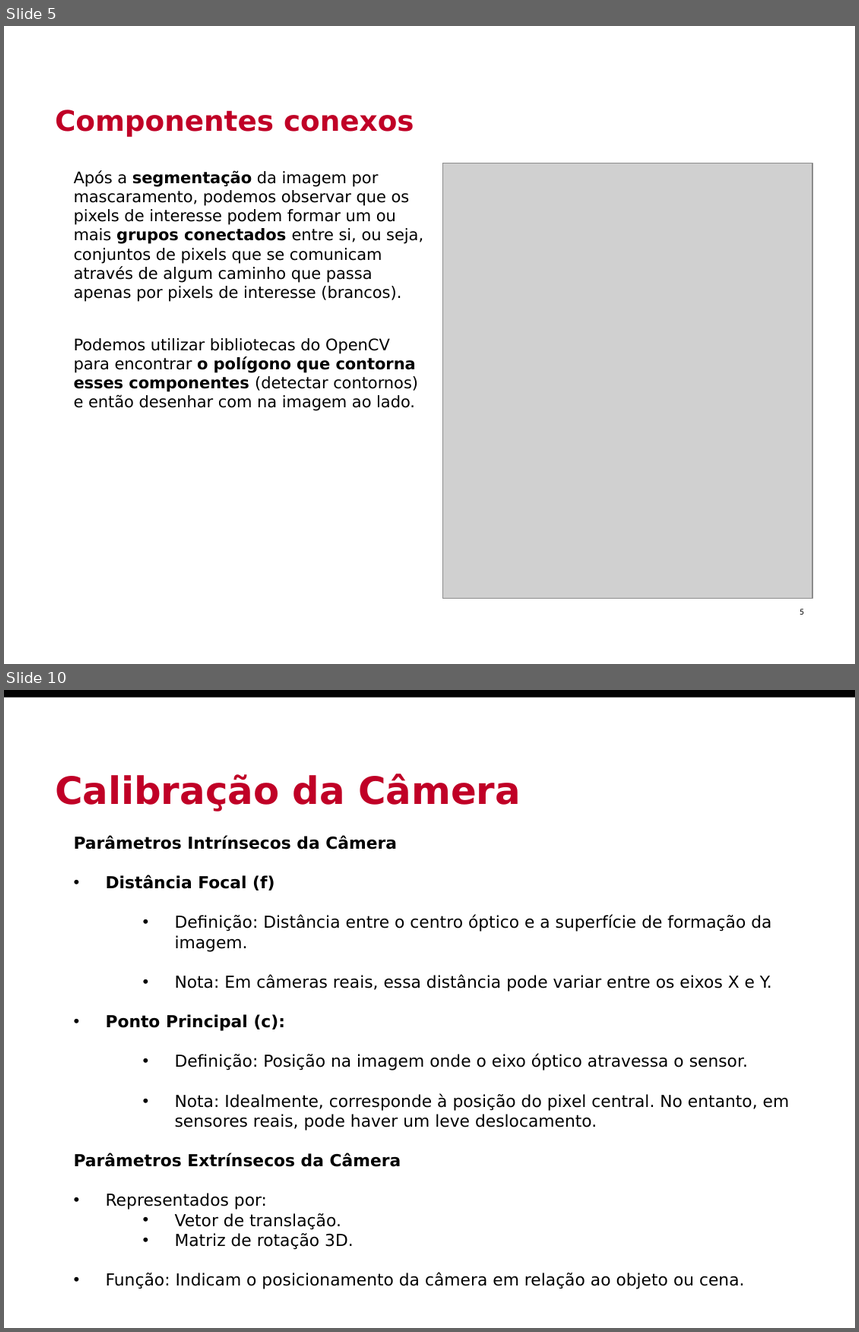
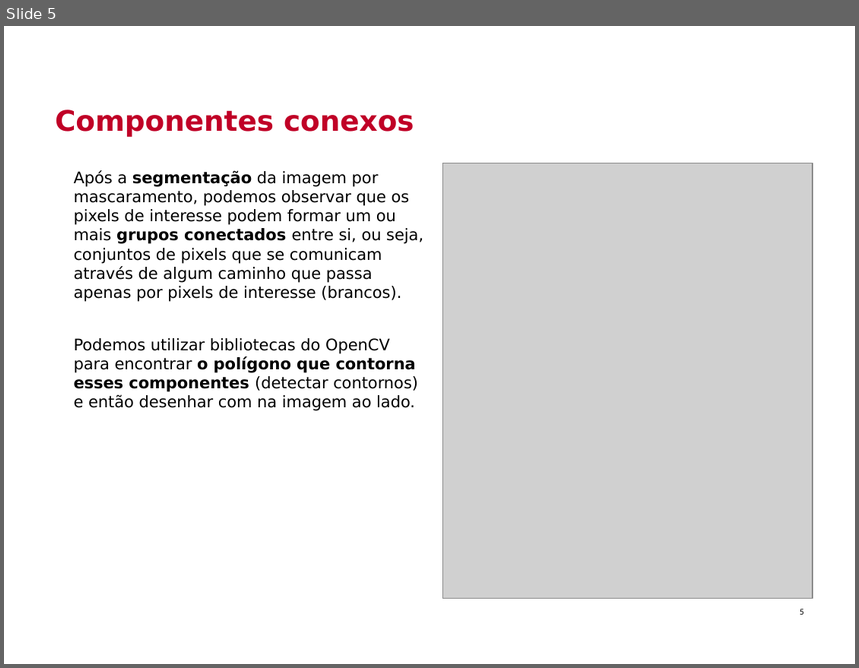
Before and after one commit to Insper/robotica-computacional, a slide deck: docs/modulos/05-visao-p2/slides.pptx. Shown one above the other, each under a label of ours: slides 5 and 10 before the commit, slide 5 after it; the slides between them are not shown. The pictures are 859x1332 and 859x668 pixels, drawn with LibreOffice and Linux fonts; fonts in the diff are those of the drawing; grey boxes stand for pictures; background and template pictures are left out. Boxes give left, top, right and bottom in pixels: in the first picture for what was removed or moved away, otherwise in the second. Text is boxed around its words. In the diff, an @@ line names an element or a change of style, - is before the commit and + after.

```diff
--- a/docs/modulos/05-visao-p2/slides.pptx
+++ b/docs/modulos/05-visao-p2/slides.pptx
@@ slide 10 removed at <box>4,690,855,1328</box>, background picture (left out) @@
@@ rectangle removed at <box>4,690,855,698</box> @@
@@ title removed at <box>55,774,521,812</box> @@
-Calibração da Câmera
@@ text removed at <box>74,835,790,1290</box> @@
-Parâmetros Intrínsecos da Câmera
-• Distância Focal (f)
-  • Definição: Distância entre o centro óptico e a superfície de formação da imagem.
-  • Nota: Em câmeras reais, essa distância pode variar entre os eixos X e Y.
-• Ponto Principal (c):
-  • Definição: Posição na imagem onde o eixo óptico atravessa o sensor.
-  • Nota: Idealmente, corresponde à posição do pixel central. No entanto, em sensores reais, pode haver um leve deslocamento.
-Parâmetros Extrínsecos da Câmera
-• Representados por:
-  • Vetor de translação.
-  • Matriz de rotação 3D.
-• Função: Indicam o posicionamento da câmera em relação ao objeto ou cena.
```
Also in this commit, not shown: 1 slide changed, 10 other slides removed, 2 other files.
